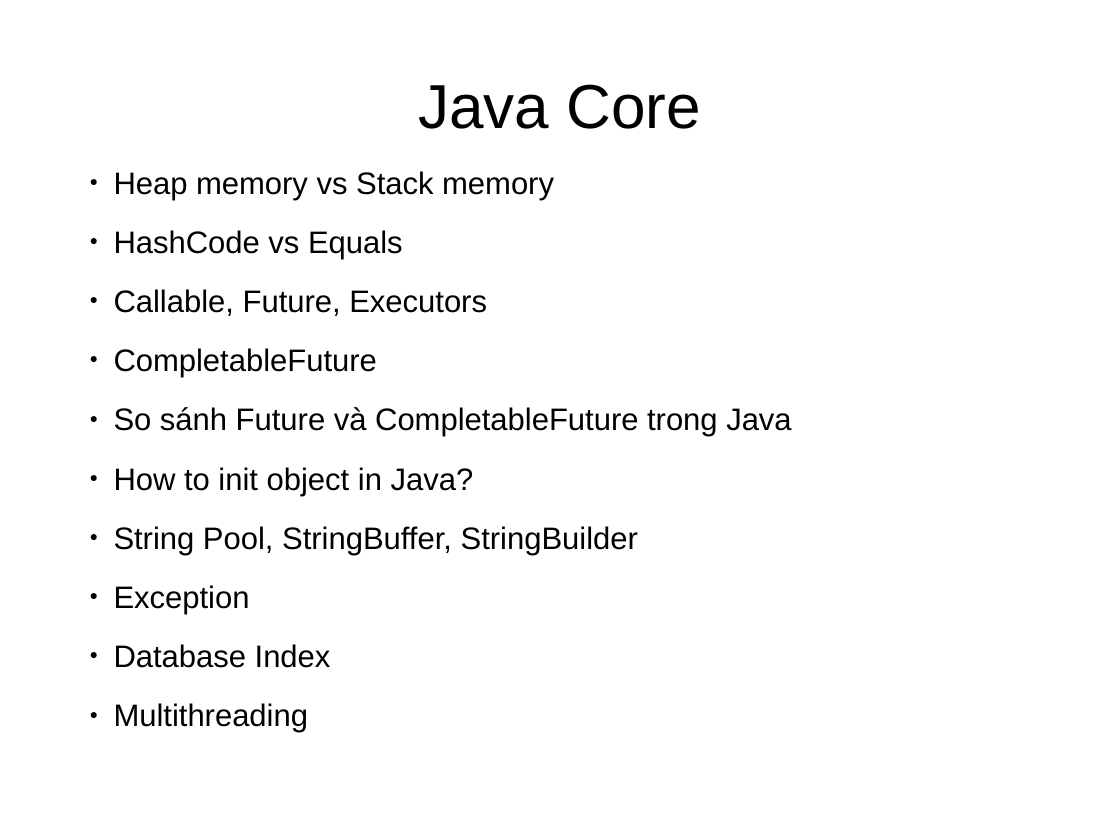
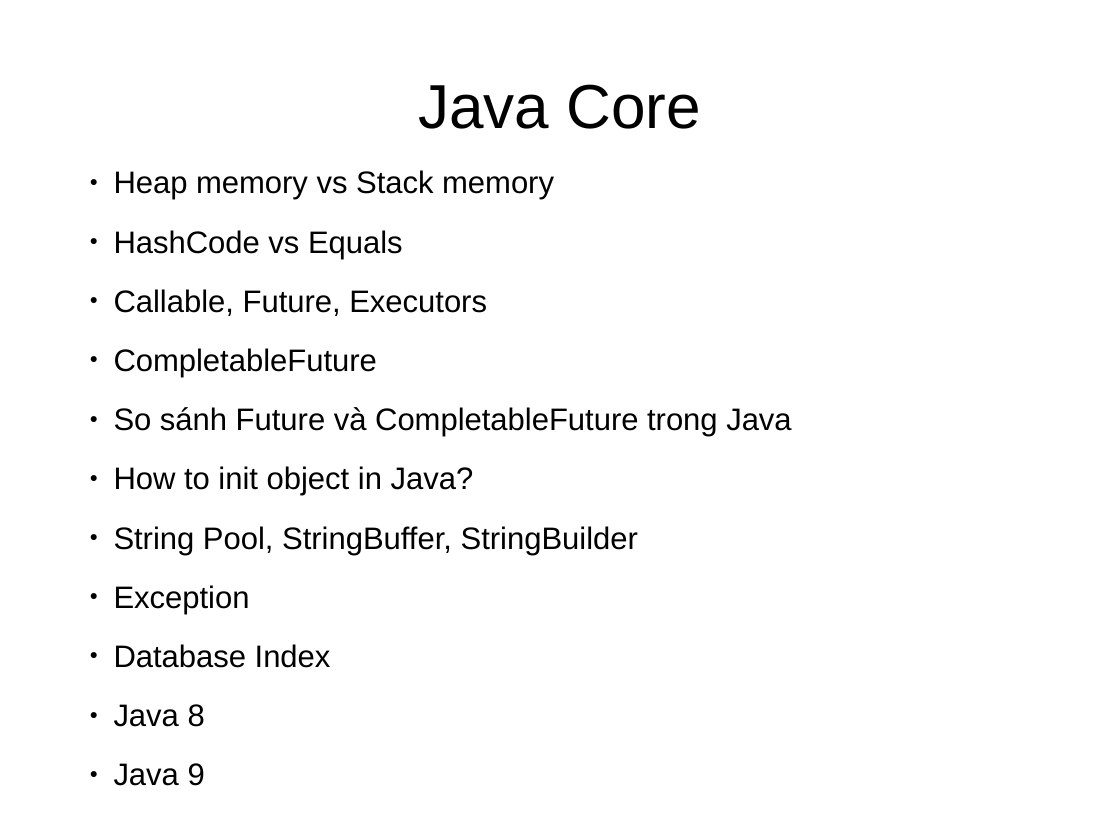
Before and after one commit to truongphan/documents, a slide deck: slide 1 of JavaCore.pptx. Drawn at 1120x840 pixels with LibreOffice and Linux fonts; fonts in the diff are those of the drawing. Boxes give left, top, right and bottom in pixels: in the first picture for what was removed or moved away, otherwise in the second. Text is boxed around its words. In the diff, an @@ line names an element or a change of style, - is before the commit and + after.

```diff
--- a/JavaCore.pptx
+++ b/JavaCore.pptx
@@ text at box(114, 704, 205, 786): text changed @@
-● Multithreading
+● Java 8
+● Java 9
```
Also in this commit, not shown: 3 other slides changed, 2 slides added, 2 other files.
